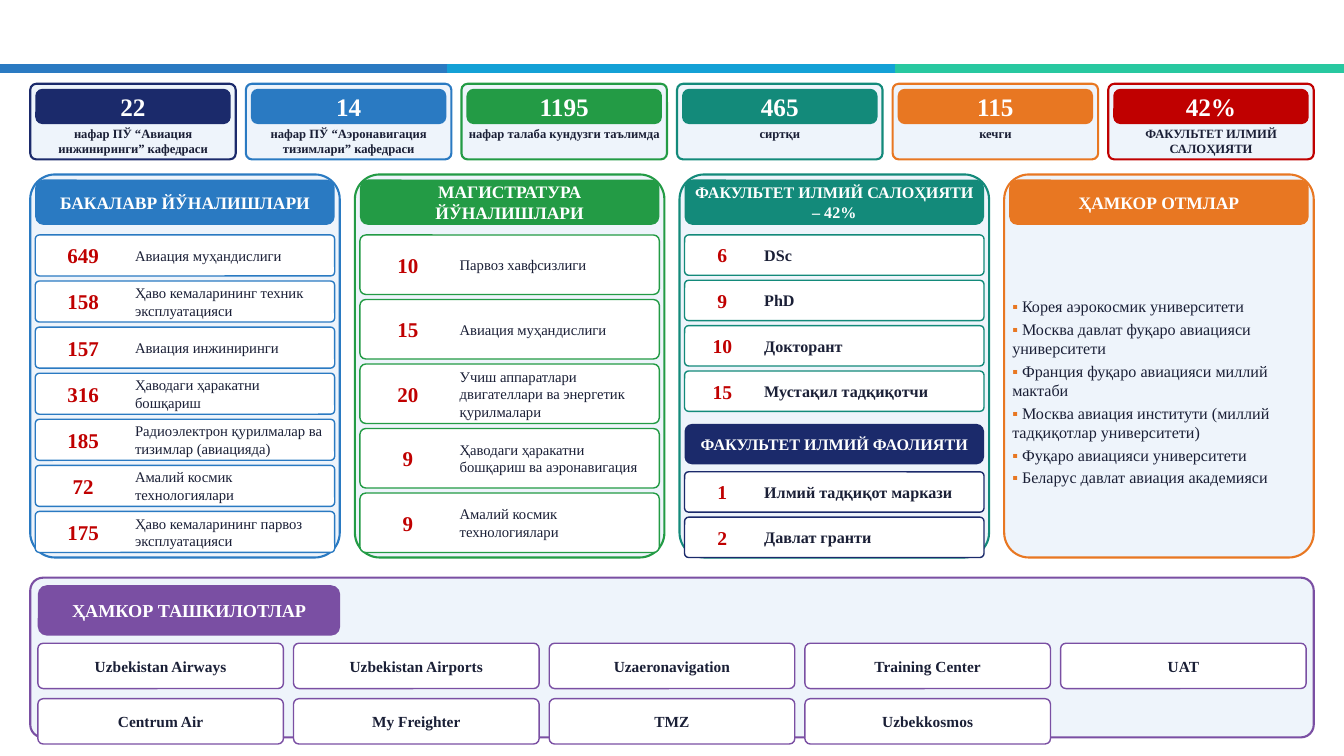
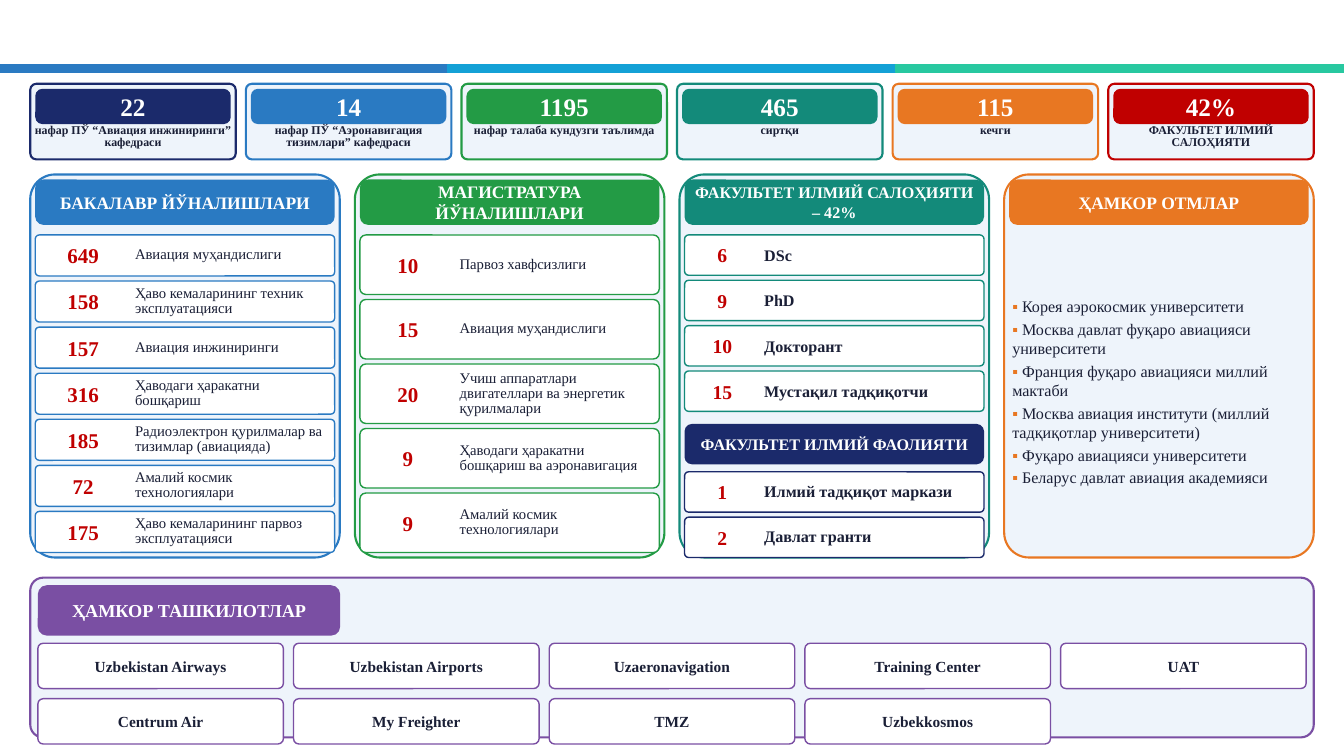
Before and after one commit to Dauitbay/Dauitbay, a slide deck: slide 2 of AVIACIYA_fakulteti_taqdimoti.pptx. Drawn at 1344x756 pixels with LibreOffice and Linux fonts; fonts in the diff are those of the drawing; background and template pictures are left out. Boxes give left, top, right and bottom in pixels: in the first picture for what was removed or moved away, otherwise in the second. Text is boxed around its words. In the diff, an @@ line names an element or a change of style, - is before the commit and + after.

```diff
--- a/AVIACIYA_fakulteti_taqdimoti.pptx
+++ b/AVIACIYA_fakulteti_taqdimoti.pptx
@@ size 9 to 8.5 pt; line spacing 1 to 0.85 in 6 elements at bbox=[35, 125, 231, 149], bbox=[275, 125, 422, 149], bbox=[474, 125, 655, 137], bbox=[761, 128, 799, 137], bbox=[980, 128, 1011, 134], bbox=[1149, 125, 1273, 149] @@
@@ line spacing 1 to 0.85 in 10 elements at bbox=[135, 249, 282, 262], bbox=[135, 288, 304, 316], bbox=[135, 380, 260, 408], bbox=[135, 426, 322, 454], bbox=[135, 472, 234, 500], bbox=[135, 518, 302, 546], bbox=[460, 323, 606, 336], bbox=[460, 373, 624, 416], bbox=[460, 445, 637, 473], bbox=[460, 509, 559, 537] @@
```
Also in this commit, not shown: 9 other slides changed, 1 other file.
